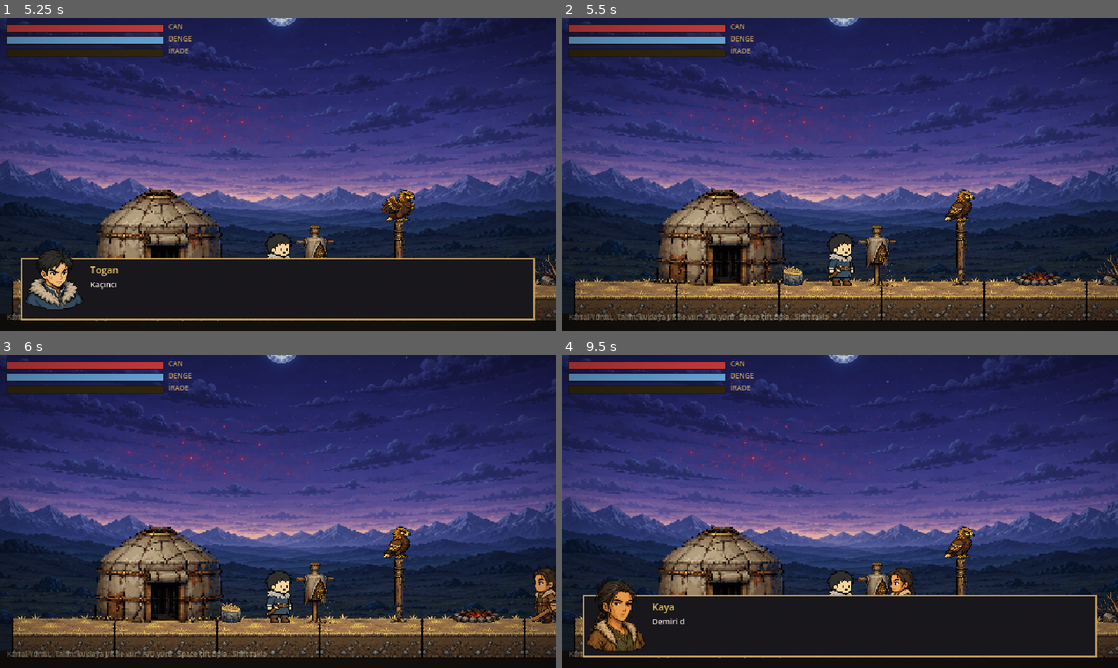
Above: before the commit, frames 1-4 (two rows, left to right).
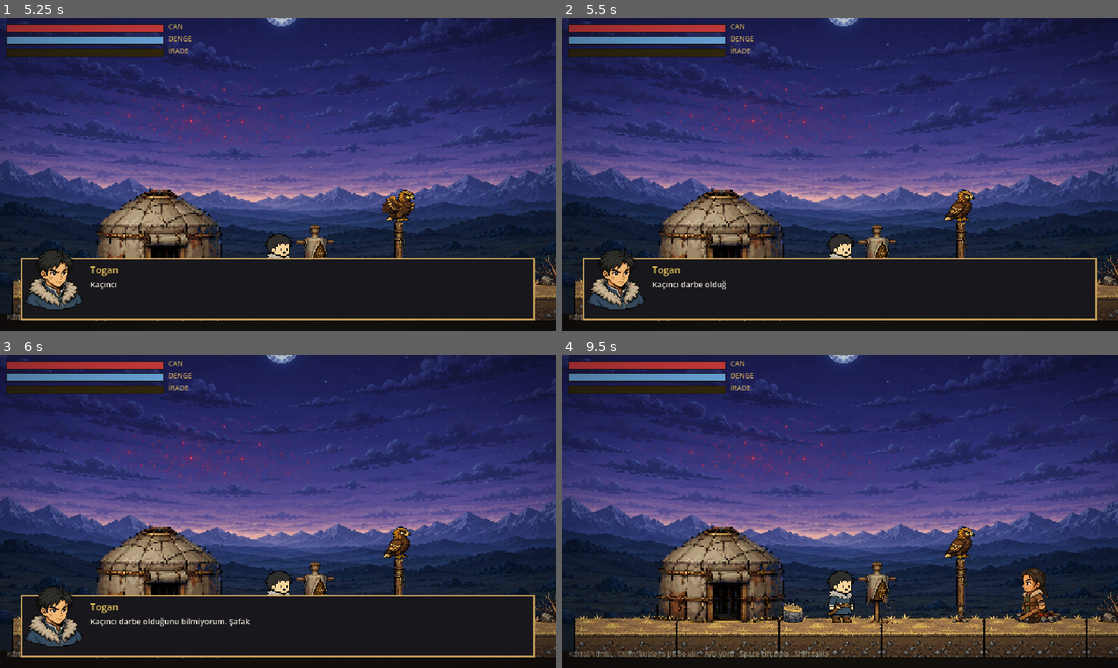
Above: after the commit, the same moments.

Repository: AhmetSoz/verridia
Game: Godot game, scene res://scenes/ui/baslik.tscn
Same seed, same stepped clock (60 frames per second), same inputs: the game is played once before the commit and once after it.
Inputs:
- Up to frame 1 (5.25 s): tap Enter (ui_accept) at 0.5, 0.77, 1.07, 1.52, 1.82, 3.02, 3.05, 3.32, 4.52, 4.82 s; hold E (etkilesim) 0.53-1.28 s; tap L (parry) at 0.8, 1.35, 4.55 s; tap J (saldiri_hafif) at 1.55 s; hold J (saldiri_hafif) 2.03-2.78 s; tap Space (zipla) at 2.3, 2.85 s; hold Enter (ui_accept) 3.53-4.28 s; tap E (etkilesim) at 3.8 s; tap S (egil) at 4.35 s; hold E (etkilesim) from 5.03 s (still down)
- Up to frame 2 (5.5 s): keep holding E (etkilesim); tap J (saldiri_hafif) at 5.3 s
- Up to frame 3 (6 s): release E (etkilesim) at 5.78 s; tap D (hareket_sag) at 5.85 s
- Up to frame 4 (9.5 s): tap Enter (ui_accept) at 6.02, 6.32, 7.52, 7.82, 9.02, 9.32 s; tap Space (zipla) at 6.05 s; hold Enter (ui_accept) 6.53-7.28 s; tap A (hareket_sol) at 6.6 s; tap Shift (kacin) at 7.35 s; tap E (etkilesim) at 7.55 s; tap L (parry) at 8.1 s; tap K (saldiri_agir) at 8.85 s; tap J (saldiri_hafif) at 9.05 s

Frame 1 is identical in both runs. In frame 2, 14% of the frame differs, in the area x 3-97%, y 73-97%; in frame 3, 15%; in frame 4, 15%, in the area x 3-97%, y 68-97%.

Commit message:
feat(oyun): talim duellosu genisletildi (kitaba sadik) + tek-yonlu platform + diyalog E'ye
- diyalog ilerletme yalniz E (Space hep ziplama — cakisma bitti)
- platformlar tek-yonlu (altindan/icinden gecilir, sadece uste inilir — takilma bitti)
- duello uzatildi + kitaba sadik: 'karsinda kim var', 'uc iz', 'hala duyabiliyorsun';
  acik alanda Kaya oyuncuyu takip eder, 4 tur parry + ortada kocluk, SAVUSTUR!(L) ipucu
- Kaya.parrylendi: savusturulunca geri savrulur (talim tepkisi)
- kontrol kilidi duzeltildi (diyalogda kilitli, parry turunda acik)

Co-Authored-By: Claude Opus 4.8 <noreply@anthropic.com>

Diff:
--- a/game/scenes/levels/kartal_yurdu.tscn
+++ b/game/scenes/levels/kartal_yurdu.tscn
@@ -159,6 +159,7 @@
 [node name="C1" type="CollisionShape2D" parent="Platform1"]
 position = Vector2(770, 284)
 shape = SubResource("plat_b")
+one_way_collision = true
 
 [node name="Platform2" type="StaticBody2D" parent="."]
 
@@ -170,6 +171,7 @@
 [node name="C2" type="CollisionShape2D" parent="Platform2"]
 position = Vector2(930, 234)
 shape = SubResource("plat_o")
+one_way_collision = true
 
 [node name="Platform3" type="StaticBody2D" parent="."]
 
@@ -181,6 +183,7 @@
 [node name="C3" type="CollisionShape2D" parent="Platform3"]
 position = Vector2(1082, 183)
 shape = SubResource("plat_k")
+one_way_collision = true
 
 [node name="Platform4" type="StaticBody2D" parent="."]
 
@@ -192,6 +195,7 @@
 [node name="C4" type="CollisionShape2D" parent="Platform4"]
 position = Vector2(1280, 274)
 shape = SubResource("plat_b")
+one_way_collision = true
 
 [node name="Togan" parent="." instance=ExtResource("2")]
 position = Vector2(206, 320)
--- a/game/scripts/ai/kaya.gd
+++ b/game/scripts/ai/kaya.gd
@@ -54,6 +54,12 @@
 func bak(y: int) -> void:
 	yon = y
 
+## Oyuncu Kaya'nın darbesini savuşturunca (parry) — Kaya geri savrulur (talim tepkisi)
+func parrylendi() -> void:
+	hitbox.kapat()
+	velocity.x = -yon * 130.0
+	_oynat("kayis")
+
 func kayarak_atil(mesafe: float) -> void:
 	# Kaya'nın kişisel skili: kayarak geri/ileri atılma
 	_mesgul = true
--- a/game/scripts/levels/kartal_yurdu.gd
+++ b/game/scripts/levels/kartal_yurdu.gd
@@ -7,6 +7,8 @@
 @onready var oyuncu: PlayerTogan = $Togan
 @onready var kaya = $Kaya
 @onready var hud = $HUD
+
+var _prompt: Label
 
 func _ready() -> void:
 	SceneFlow.kontrol_noktasi_kaydet("kartal_yurdu_giris")
@@ -23,13 +25,56 @@
 	d.goster(satirlar, otomatik)
 	await d.bitti
 
+func _prompt_kur() -> void:
+	var cl := CanvasLayer.new()
+	cl.layer = 15
+	add_child(cl)
+	_prompt = Label.new()
+	_prompt.add_theme_font_size_override("font_size", 16)
+	_prompt.add_theme_color_override("font_color", Color(0.93, 0.8, 0.4))
+	_prompt.add_theme_color_override("font_outline_color", Color(0.1, 0.05, 0.0))
+	_prompt.add_theme_constant_override("outline_size", 5)
+	_prompt.horizontal_alignment = HORIZONTAL_ALIGNMENT_CENTER
+	_prompt.position = Vector2(200, 62)
+	_prompt.size = Vector2(240, 26)
+	_prompt.text = "SAVUŞTUR!    (L)"
+	_prompt.visible = false
+	cl.add_child(_prompt)
+
+func _kaya_yaklas() -> void:
+	if not is_instance_valid(kaya) or not is_instance_valid(oyuncu):
+		return
+	var hedef: float = oyuncu.global_position.x + 46.0
+	if absf(kaya.global_position.x - hedef) > 64.0:
+		kaya.yuru_git(hedef)
+		var g := 0
+		while kaya._hedef_x != null and g < 180:
+			g += 1
+			await get_tree().process_frame
+
+func _parry_turu(d) -> void:
+	# Açık alan talimi: Kaya oyuncuyu takip eder, dört kez telegraflı vurur.
+	for i in range(4):
+		await _kaya_yaklas()
+		if not is_instance_valid(kaya):
+			return
+		kaya.bak(-1 if oyuncu.global_position.x < kaya.global_position.x else 1)
+		_prompt.visible = true
+		await kaya.saldir(kaya.yon)
+		_prompt.visible = false
+		await get_tree().create_timer(0.65).timeout
+		if i == 1:  # ortada kısa koçluk
+			oyuncu.girdi_kilitli = true
+			await _konus(d, [["Kaya", "Öfkeyle değil — dinleyerek. Kılıcı değil, beni savuştur."]])
+			oyuncu.girdi_kilitli = false
+
 func _acilis_sinematigi() -> void:
-	# Sinematik: Togan talim yapar → Kaya gelir → talim düellosu (parry dersi).
+	_prompt_kur()
+	# Togan talim yapar → Kaya gelir → talim düellosu (parry dersi, kitaba sadık).
 	oyuncu.girdi_kilitli = true
 	oyuncu.yon = 1
 	kaya.bak(-1)
 	await get_tree().create_timer(0.5).timeout
-	# Togan kuklaya üç kez AĞIR vuruyor (kitabın açılışı)
 	for i in range(3):
 		if is_instance_valid(oyuncu):
 			oyuncu._saldiri_basla(true)
@@ -43,7 +88,6 @@
 		["Togan", "Kaçıncı darbe olduğunu bilmiyorum. Şafak hâlâ ne kadar uzak?"],
 	])
 
-	# Kaya gölgelerden çıkıp yürüyerek gelir
 	kaya.yuru_git(oyuncu.global_position.x + 46.0)
 	var g := 0
 	while kaya._hedef_x != null and g < 240:
@@ -53,17 +97,19 @@
 	await _konus(d, [
 		["Kaya", "Demiri değil, kendini yoruyorsun."],
 		["Kaya", "Bir kez de ete kemiğe karşı salla. Belki kime vurduğunu hatırlarsın."],
-		["Kaya", "Şimdi savuştur. Vurduğum an — L'ye bas."],
+		["Kaya", "Karşında kim var Togan? Ben mi... yoksa bir yıldır mezara koyamadığın biri mi?"],
+		["Kaya", "Sana üç iz göstereyim."],
+		["Kaya", "Birincisi rakibin durduğu yer. İkincisi vuracağını sandığın yer. Üçüncüsü öfkenin seni sürüklediği yer."],
+		["Kaya", "Sen hep üçüncüye basıyorsun. Vurduğum an savuştur — L'ye bas."],
 	])
 
-	# TALİM DÜELLOSU: kontrol açılır, Kaya telegraflı vurur, oyuncu L ile parry eder
 	oyuncu.girdi_kilitli = false
-	for i in range(3):
-		if is_instance_valid(kaya):
-			await kaya.saldir(-1)
-		await get_tree().create_timer(0.8).timeout
+	await _parry_turu(d)
+	oyuncu.girdi_kilitli = true
 
 	await _konus(d, [
 		["Kaya", "İşte. Demiri değil, sesi dinledin."],
-		["", "A/D yürü · J/K vur · L savuştur · Space çift zıpla · Shift takla."],
+		["Kaya", "Demek hâlâ duyabiliyorsun. İyi. Bir gün bu, seni ayakta tutar."],
+		["", "Talim senin artık. A/D yürü · J/K vur · L savuştur · Space çift zıpla · Shift takla."],
 	])
+	oyuncu.girdi_kilitli = false
--- a/game/scripts/ui/dialog.gd
+++ b/game/scripts/ui/dialog.gd
@@ -71,7 +71,7 @@
 	# Otomatik modda bile Space/E ile hızlandırılabilir (basınca hemen tamamla/ilerle)
 	if not kutu.visible:
 		return
-	if event.is_action_pressed("etkilesim") or event.is_action_pressed("zipla") or event.is_action_pressed("saldiri_hafif"):
+	if event.is_action_pressed("etkilesim"):   # yalnızca E — Space zıplama kalsın
 		if _gorunen < float(_tam.length()):
 			_gorunen = float(_tam.length())     # anında tamamla
 			metin_lbl.text = _tam
